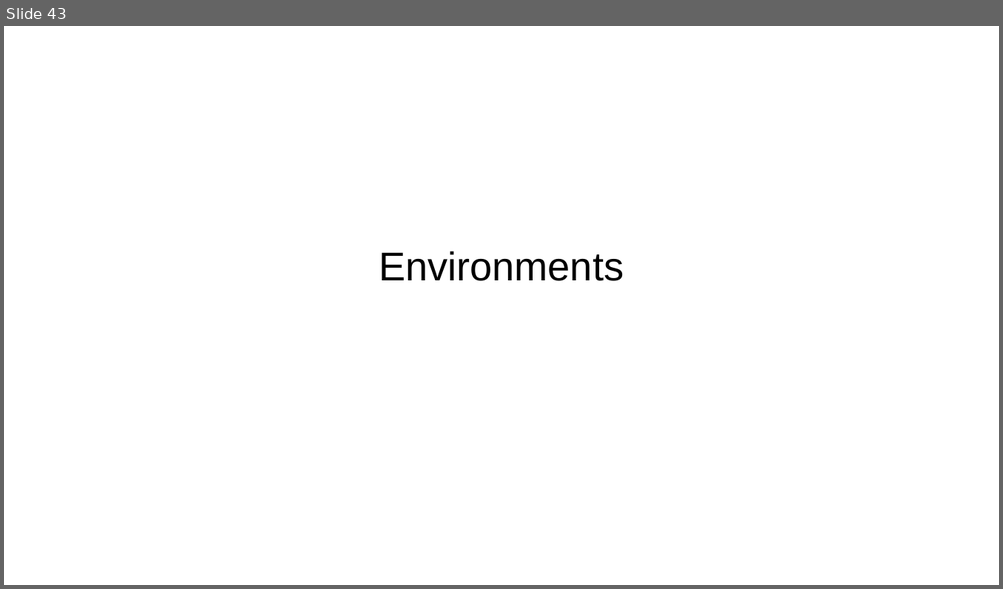
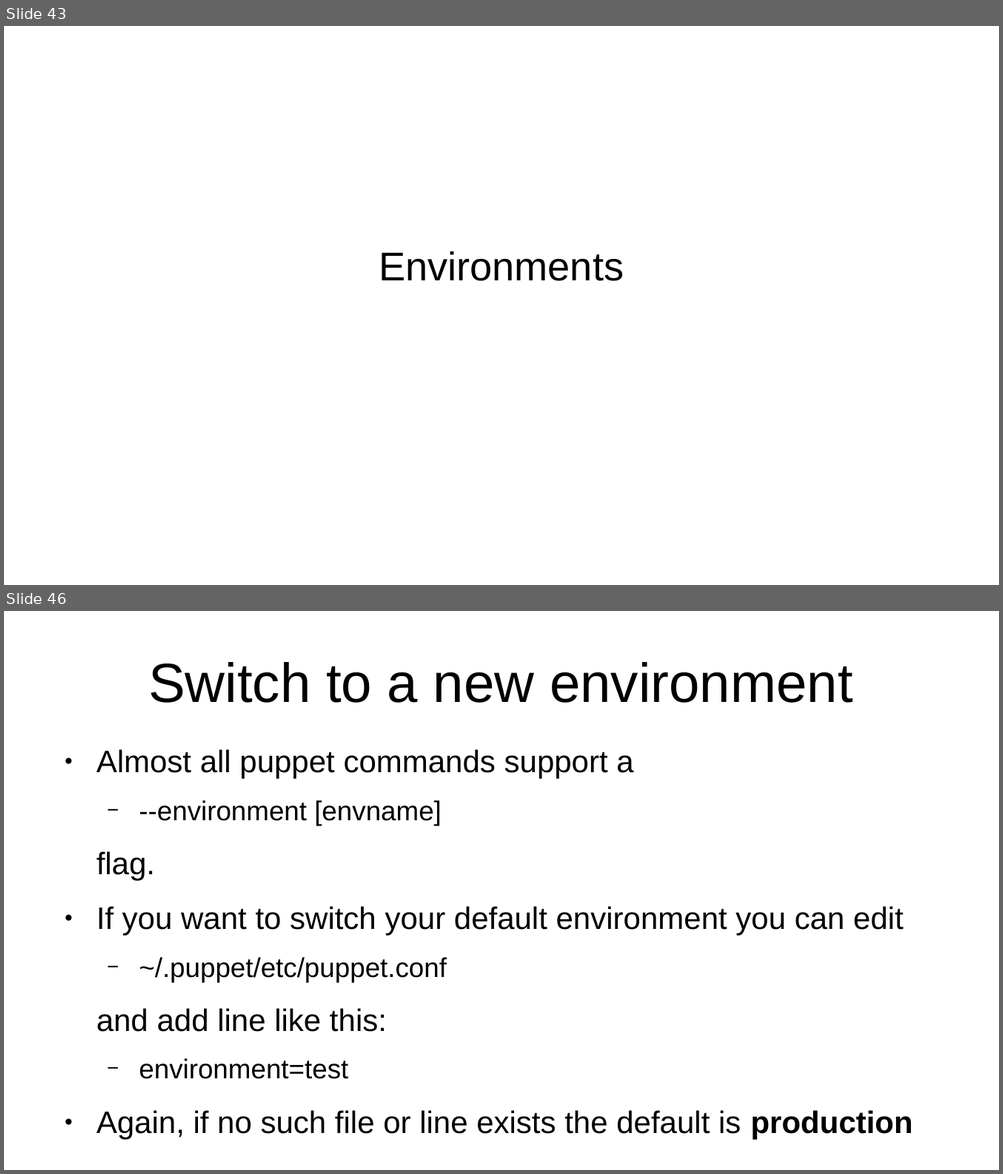
Before and after one commit to veltzer/teaching-puppet, a slide deck: slides.odp. Shown one above the other, each under a label of ours: slide 43 before the commit, slides 43 and 46 after it; the slides between them are not shown. The pictures are 1003x589 and 1003x1174 pixels, drawn with LibreOffice and Linux fonts; fonts in the diff are those of the drawing. Boxes give left, top, right and bottom in pixels: in the first picture for what was removed or moved away, otherwise in the second. Text is boxed around its words. In the diff, an @@ line names an element or a change of style, - is before the commit and + after.

```diff
--- a/slides.odp
+++ b/slides.odp
@@ slide 46 added at (4,611,999,1170), background #FFFFFF @@
@@ title added at (148,662,853,703), 44 pt, text #000000 @@
+Switch to a new environment
@@ text added at (96,749,913,1139), 24.8 pt, text #000000 @@
+● Almost all puppet commands support a
+  − --environment [envname]
+flag.
+● If you want to switch your default environment you can edit
+  − ~/.puppet/etc/puppet.conf
+and add line like this:
+  − environment=test
+● Again, if no such file or line exists the default is production
```
Also in this commit, not shown: 2 slides changed.
